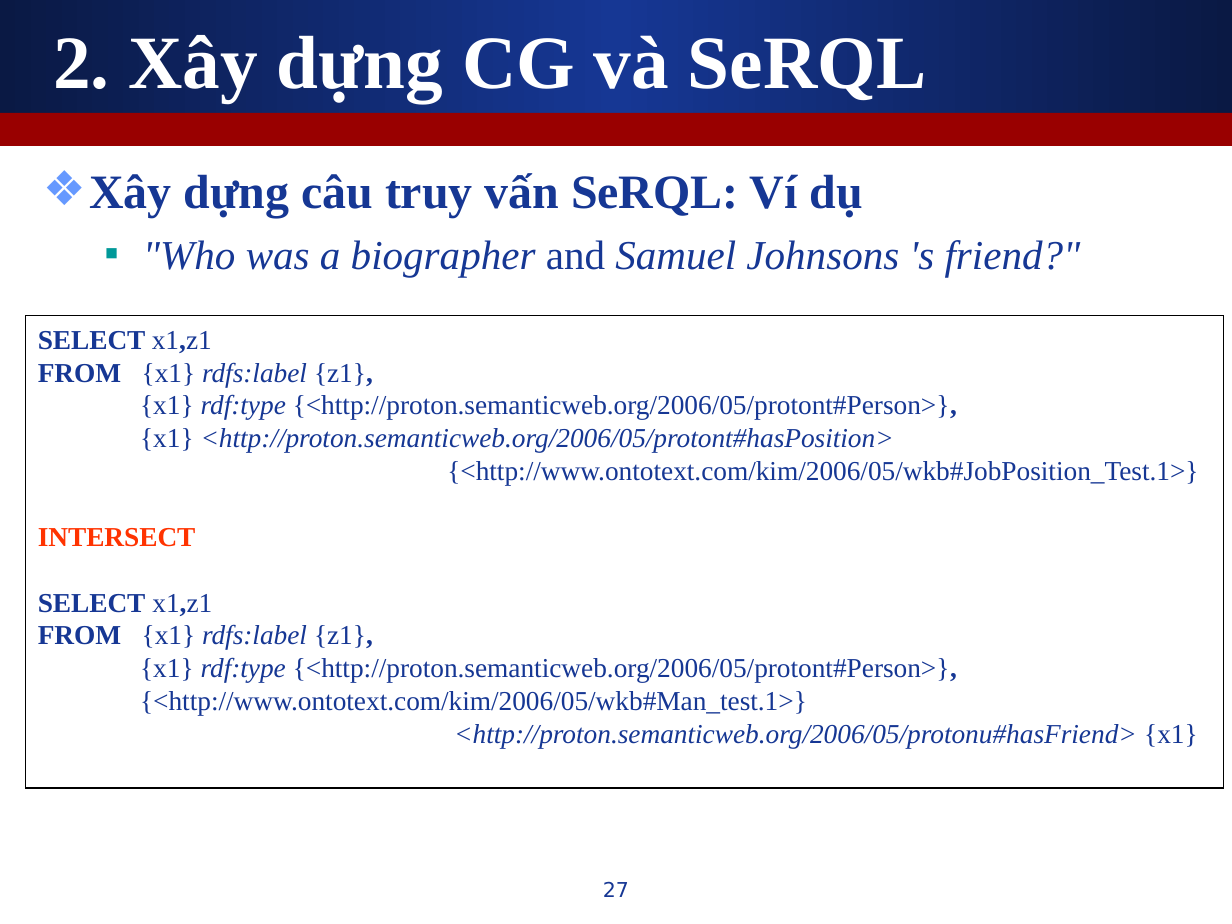
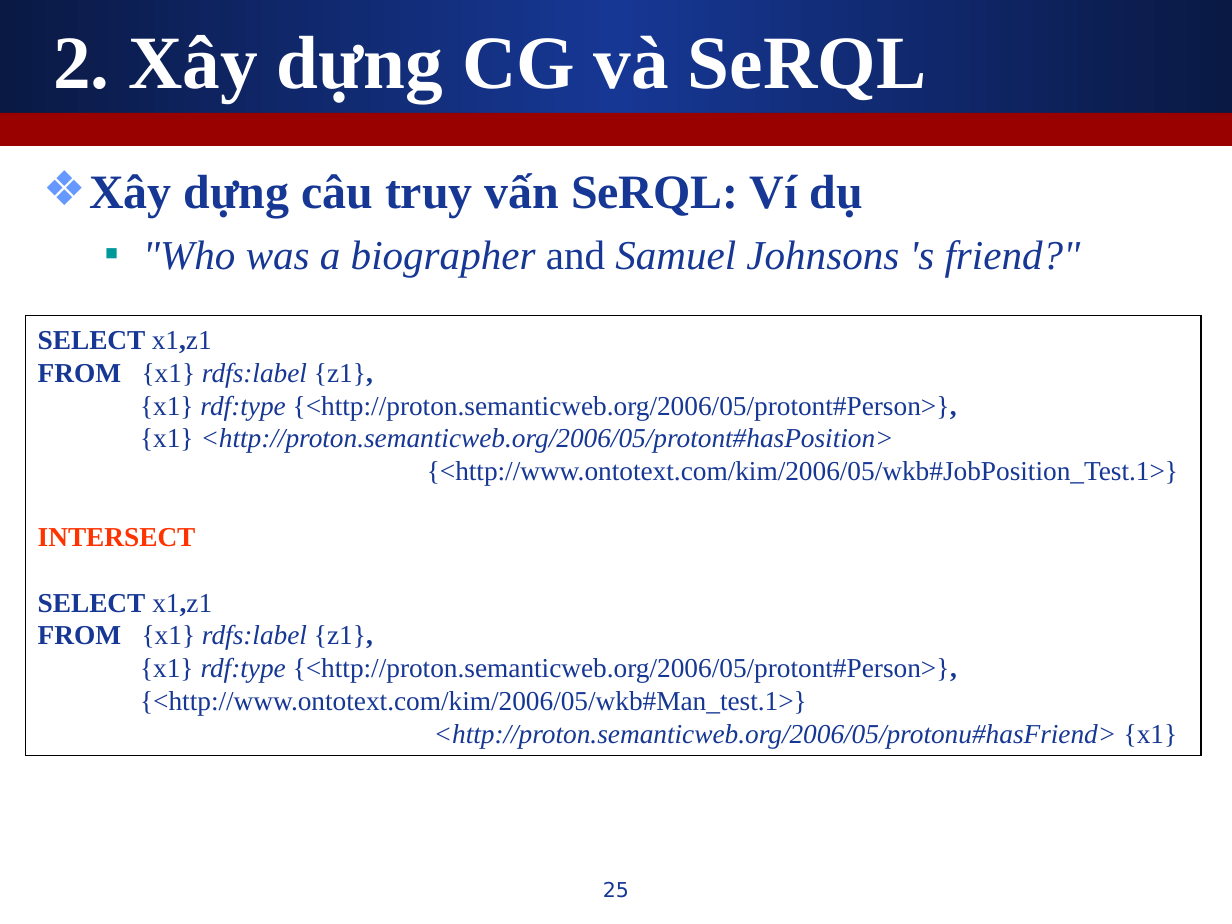
Before and after one commit to leaderwing/kt-kimres, a slide deck: slide 25 of note/Copy of [Thesis] Presentation.ppt (slide 27 before the commit). Drawn at 1232x924 pixels with LibreOffice and Linux fonts; fonts in the diff are those of the drawing. Boxes give left, top, right and bottom in pixels: in the first picture for what was removed or moved away, otherwise in the second. Text is boxed around its words. In the diff, an @@ line names an element or a change of style, - is before the commit and + after.

```diff
--- a/note/Copy of [Thesis] Presentation.ppt
+++ b/note/Copy of [Thesis] Presentation.ppt
@@ rectangle "SELECT x1,z1": place and size @@
-rectangle "SELECT x1,z1" at <box>26,315,1223,787</box>
+rectangle "SELECT x1,z1" at <box>26,315,1201,755</box>
@@ page number at <box>603,881,629,898</box>: text changed @@
-27
+25
```
Also in this commit, not shown: 15 other slides changed, 2 slides removed.
